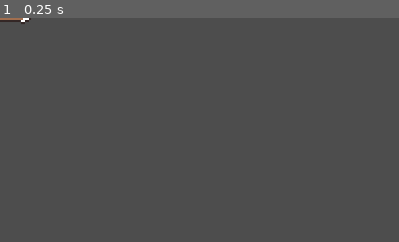
Above: before the commit, frame 1.
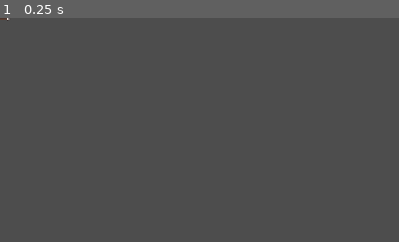
Above: after the commit, the same moment.

Repository: wyzhou01/godot-platformer
Game: Godot game, scene res://arrow.tscn
Same seed, same stepped clock (60 frames per second), same inputs: the game is played once before the commit and once after it. This scene is started directly instead of the project's main scene.
Inputs:
- Up to frame 1 (0.25 s): no input
The pictures show only the part of the screen within x 0-50%, y 0-50%; the shares and areas given below are measured in that part.

The runs differ from the first frame. In frame 1, 0.1% of the frame differs, in the area x 0-8%, y 0-3%.

Commit message:
修复: 箭大小/斜飞/射程 + 两个敌人都射箭
- arrow.tscn: scale 3→1（正常大小）
- arrow.gd: 去掉rotation（保持平行地面），加1800px射程检测
- character_body_2d.gd: is_archer默认false→true，第二个敌人CharacterBody2D也能射箭
- GDD更新

Diff:
--- a/arrow.gd
+++ b/arrow.gd
@@ -2,36 +2,42 @@
 
 const DAMAGE := 1
 const MAX_LIFETIME := 4.0
+const ARROW_RANGE := 1800.0        # 约1个画面宽度
 
 var _velocity: Vector2 = Vector2.ZERO
 var _lifetime := 0.0
 var _hit_players: Array[Node2D] = []
+var _start_pos: Vector2 = Vector2.ZERO
 
 @onready var sprite: AnimatedSprite2D = $AnimatedSprite2D
 @onready var hitbox: Area2D = $Hitbox
 
 func initialize(direction: Vector2, speed: float) -> void:
 	_velocity = direction.normalized() * speed
-	# 旋转精灵朝飞行方向（angle() 从X轴正方向逆时针）
-	rotation = _velocity.angle()
+	_start_pos = global_position  # 记录起点，用于算射程
+	# 箭只水平翻转，不旋转（保持平行地面）
+	if sprite:
+		sprite.flip_v = false
+		sprite.flip_h = _velocity.x < 0
 	print("[Arrow] 初始化 | 速度=", _velocity.length(), " | 方向=", _velocity.normalized())
 
 func _ready() -> void:
-	# 连接碰撞信号：碰到玩家身体就扣血
 	hitbox.body_entered.connect(_on_hitbox_body_entered)
 
 func _physics_process(delta: float) -> void:
-	# 沿速度方向移动（不走物理引擎，避免撞墙）
 	position += _velocity * delta
+
+	# 射程检测：超过1个画面宽度就消失
+	if _start_pos.distance_to(global_position) > ARROW_RANGE:
+		queue_free()
+		return
 
 	# 超时删除
 	_lifetime += delta
 	if _lifetime > MAX_LIFETIME:
 		queue_free()
 
-# ===== 碰撞回调：碰到玩家身体才扣血 =====
 func _on_hitbox_body_entered(body: Node2D) -> void:
-	# 检查是否在 player group 且未命中过
 	if not body.is_in_group("player"):
 		return
 	if _hit_players.has(body):
@@ -41,6 +47,4 @@
 	print("[Arrow] 击中玩家！")
 	if body.has_method("take_damage"):
 		body.take_damage(DAMAGE)
-
-	# 命中后删除箭矢
 	queue_free()
--- a/arrow.tscn
+++ b/arrow.tscn
@@ -26,7 +26,7 @@
 
 [node name="AnimatedSprite2D" type="AnimatedSprite2D" parent="."]
 position = Vector2(0, 1.25)
-scale = Vector2(3, 3)
+scale = Vector2(1, 1)
 sprite_frames = SubResource("SpriteFrames_6a6ax")
 autoplay = "default"
 
--- a/character_body_2d.gd
+++ b/character_body_2d.gd
@@ -6,7 +6,7 @@
 @export var detection_range: float = 800.0    # 感知玩家距离
 @export var attack_cooldown: float = 1.0       # 射箭间隔（秒）
 @export var arrow_speed: float = 600.0         # 箭矢速度
-@export var is_archer: bool = false            # 是否为弓箭手（其他enemy=false）
+@export var is_archer: bool = true            # 是否为弓箭手（默认true，同一场景两个都是）
 
 # ===== 内部状态 =====
 var is_acting: bool = false                   # 动画锁（受伤/死亡动画期间禁止其他行为）
